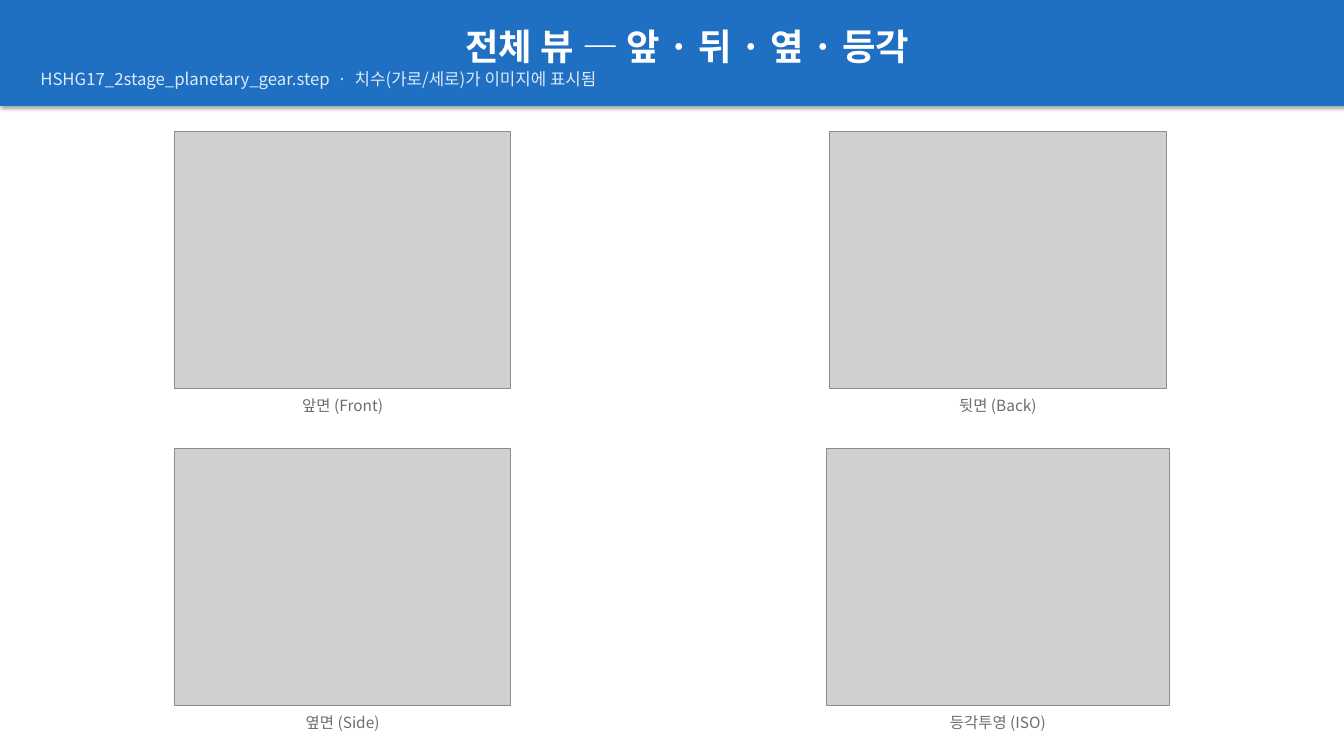
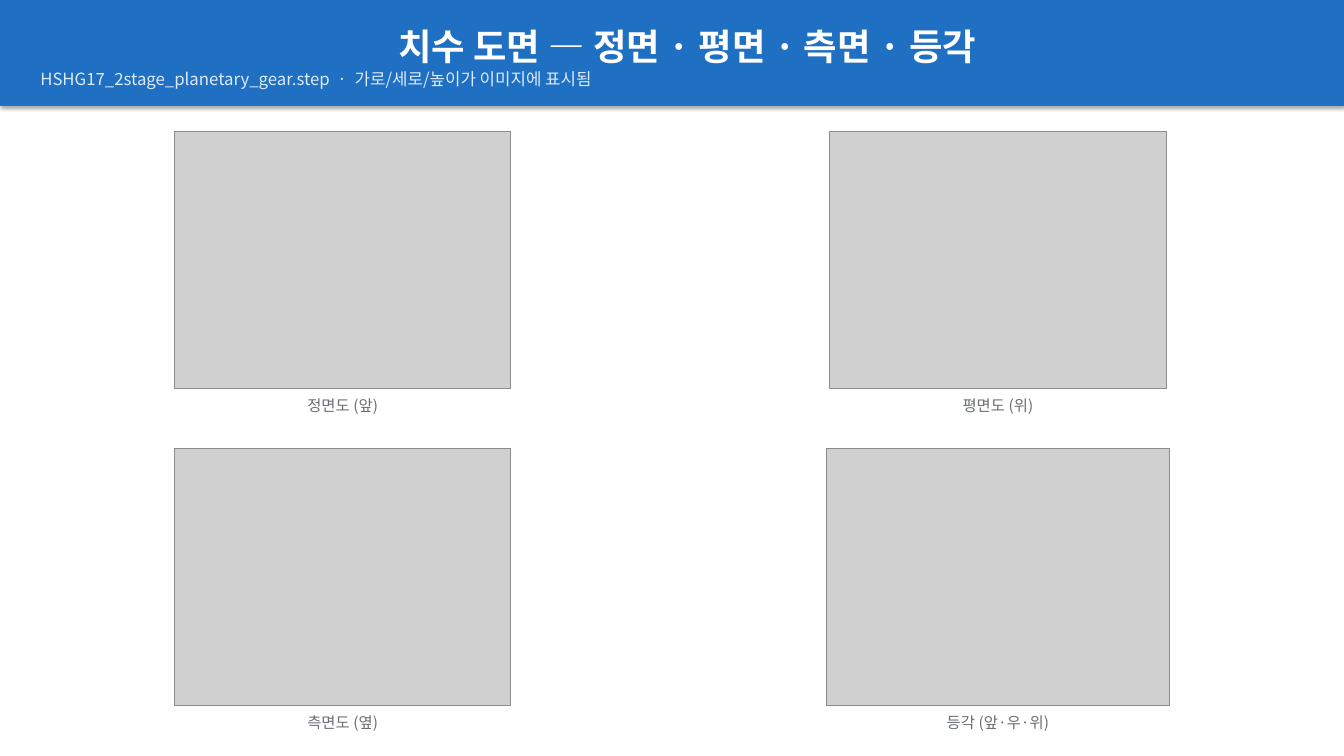
Before and after one commit to Seobuk/Argos, a slide deck: slide 3 of examples/planetary_gear/report/HSHG17_2stage_planetary_gear_report.pptx. Drawn at 1344x756 pixels with LibreOffice and Linux fonts; fonts in the diff are those of the drawing; grey boxes stand for pictures. Boxes give left, top, right and bottom in pixels: in the first picture for what was removed or moved away, otherwise in the second. Text is boxed around its words. In the diff, an @@ line names an element or a change of style, - is before the commit and + after.

Commit message:
feature/step-report: refocus report on size + multi-angle photos
Per request, the default report is now visual/dimensional rather than
robot-dynamics oriented:
- Mass / inertia / URDF slides are OFF by default (add back with --with-mass).
  URDF is only computed/written when --with-mass is given.
- Dimensions stated as 가로(X) · 세로(Y) · 높이(Z); each orthographic view is
  annotated with its in-plane dims using these names (consistent everywhere).
- Standard 삼면도: front / TOP / side + iso. Top replaces the redundant back
  view and shows the footprint — fixes flat parts (a PCB only reads from above).
- New "여러 각도" gallery: 4 isometric corners (turntable). Title slide shows
  the part + size.

Slides: title / dimensions / dimensioned-drawing / multi-angle / diameters.
Planetary-gear example regenerated (7 renders); URDF file dropped from it.

```diff
--- a/examples/planetary_gear/report/HSHG17_2stage_planetary_gear_report.pptx
+++ b/examples/planetary_gear/report/HSHG17_2stage_planetary_gear_report.pptx
@@ text in rectangle at [40,29,976,89]: text changed @@
-전체 뷰 — 앞 · 뒤 · 옆 · 등각
-HSHG17_2stage_planetary_gear.step · 치수(가로/세로)가 이미지에 표시됨
+치수 도면 — 정면 · 평면 · 측면 · 등각
+HSHG17_2stage_planetary_gear.step · 가로/세로/높이가 이미지에 표시됨
@@ text at [307,398,378,414]: text changed @@
-앞면 (Front)
+정면도 (앞)
@@ text at [963,398,1034,414]: text changed @@
-뒷면 (Back)
+평면도 (위)
@@ text at [307,715,378,731]: text changed @@
-옆면 (Side)
+측면도 (옆)
@@ text at [947,715,1049,731]: text changed @@
-등각투영 (ISO)
+등각 (앞·우·위)
```
Also in this commit, not shown: 2 other slides changed, 2 slides added, 3 slides removed, 12 other files.
